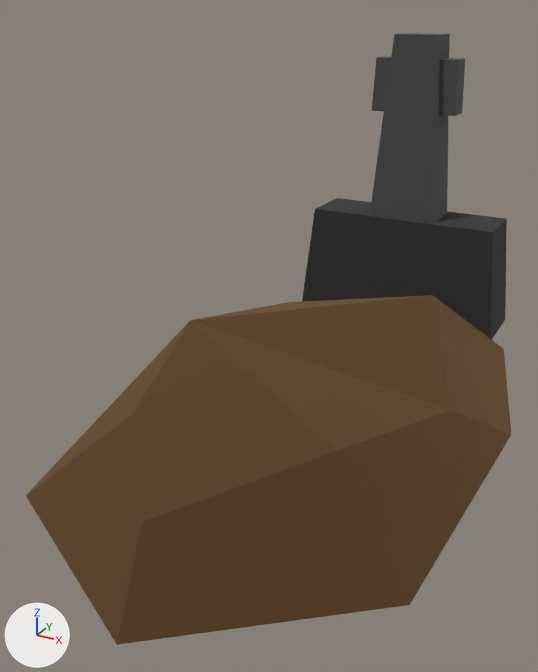
One commit to the glTF model assets/models/DirtGrave.glb: the scene before it, then after it.
One viewpoint serves both versions: a 50 mm camera at (0.91, -1.98, 1.14) aimed at (-0.05, -0.24, 0.26). The axes (+X, +Y, +Z) are drawn at lower left. The lights are the same throughout. The older version comes first. Where no turn or scale is listed for an object, it has been applied to the vertices.

Before the edit, the objects in view are built like this:
```python
me_mesh_0 = bpy.data.meshes.new('Mesh_0')
me_mesh_0.from_pydata(...)  # 38 vertices, 49 faces; spans x -0.61..0.6, y -0.54..1.51, z -0.09..1.03
me_mesh_0.materials.append(mat_furniturematerial)  # picture img_image_0
ob_dirtgrave_001 = bpy.data.objects.new('DirtGrave.001', me_mesh_0)
ob_dirtgrave_001.location = (0.0, -0.577, 0.021)
```
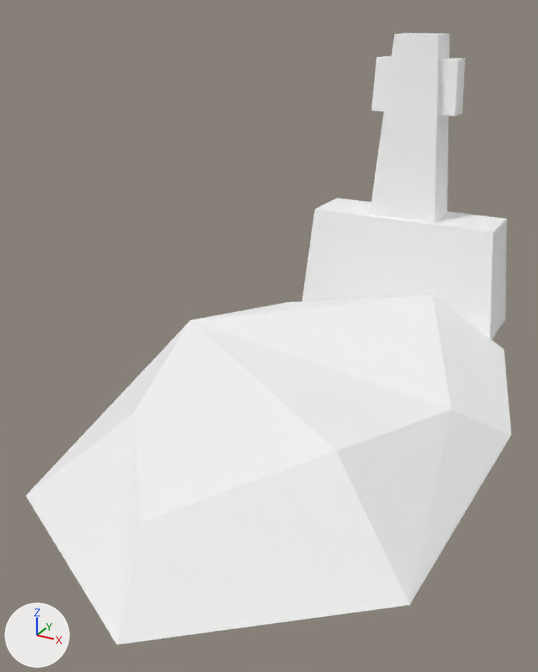
The newer file is also rescaled (x2.0), turned or shifted as a whole; pictures and numbers use the older file's frame.

Pixel boxes (x1, y1, x2, y2) of what changed, in the pictures (538 x 672 px):
'DirtGrave.001', recoloured (brown to white): (26, 33, 511, 645) in both

The change in detail:
Material 'DefaultMaterial' (mat_defaultmaterial) is new.
Its base color is (1.0, 1.0, 1.0) (white #ffffff).
Its metallic is 1.0.
Its roughness is 1.0.
me_mesh_0 has 38 vertices, 49 faces and spans x -0.61..0.6, y -0.54..1.51, z -0.09..1.03.
me_mesh_0 no longer uses material mat_furniturematerial (picture img_image_0).
me_mesh_0 gains material mat_defaultmaterial (white #ffffff).
